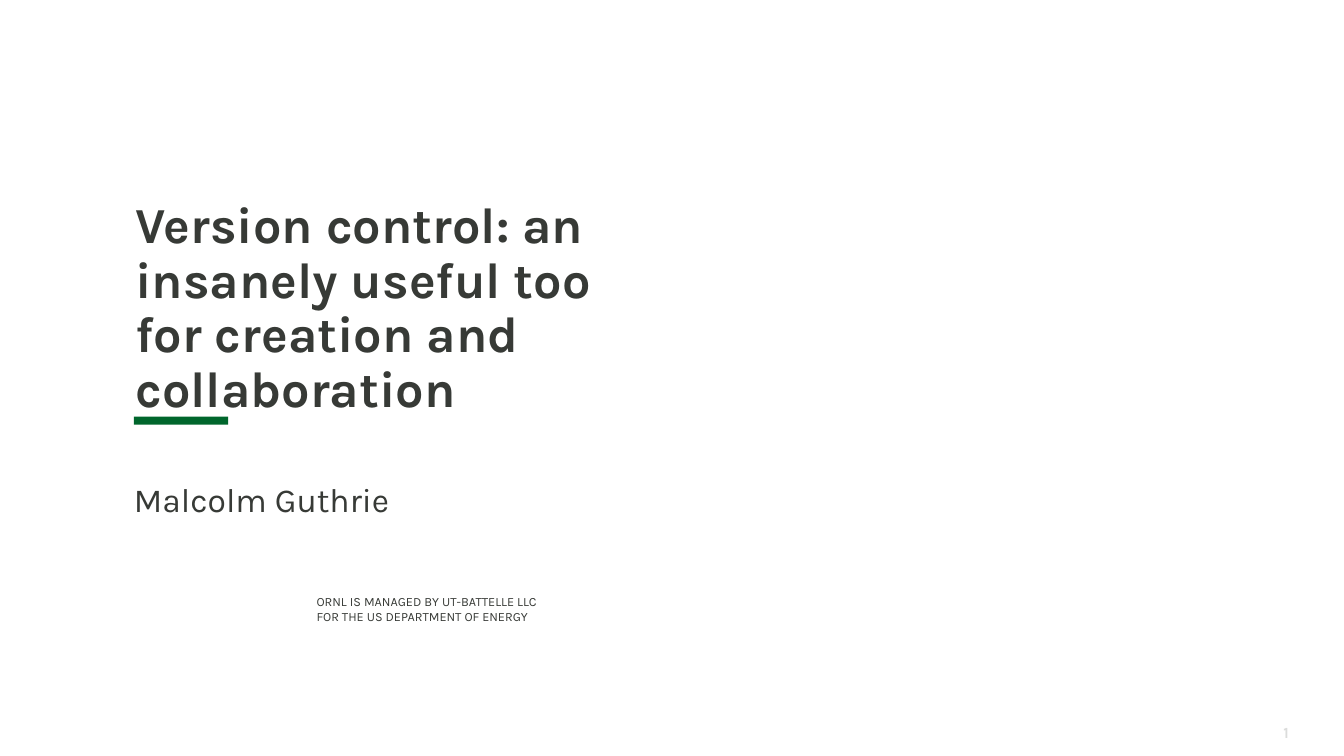
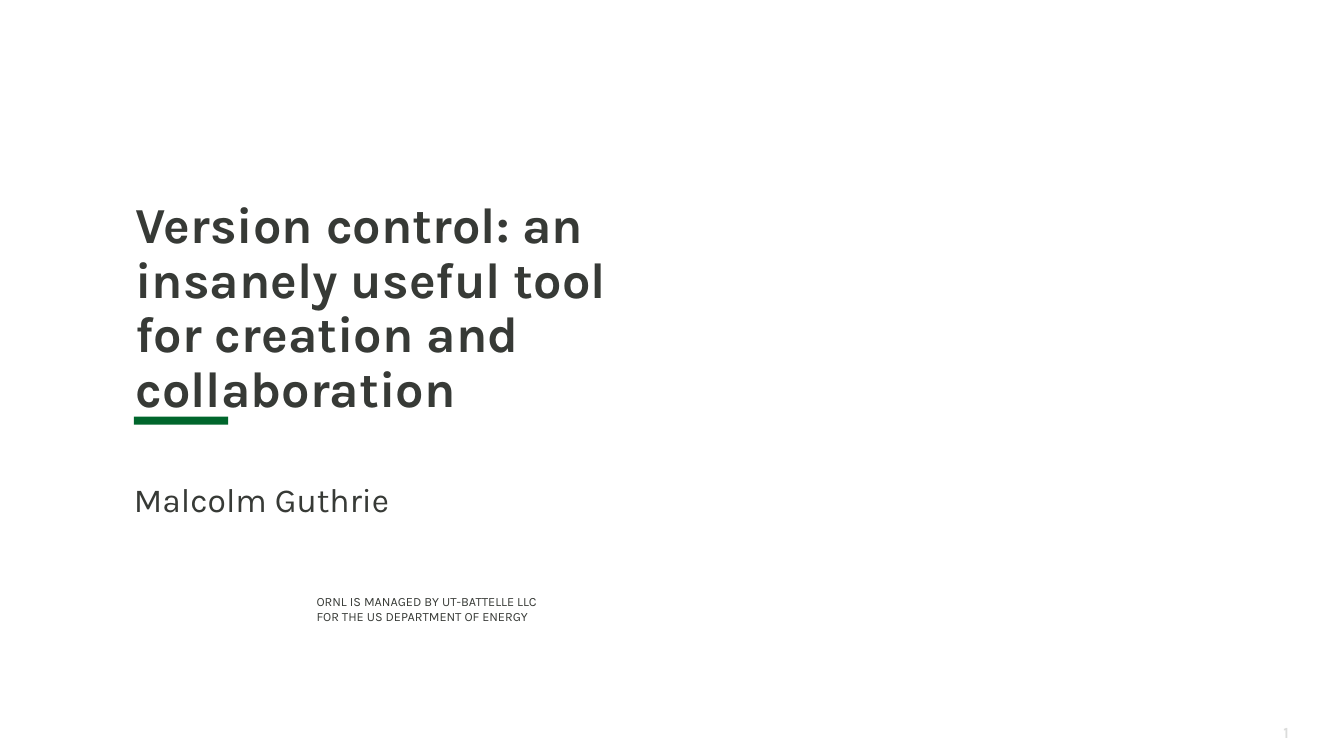
Before and after one commit to neutrons/ns-computation-tutorial, a slide deck: slide 1 of lectures/NXS_git_github_2026.pptx. Drawn at 1344x756 pixels with LibreOffice and Linux fonts; fonts in the diff are those of the drawing; background and template pictures are left out. Boxes give left, top, right and bottom in pixels: in the first picture for what was removed or moved away, otherwise in the second. Text is boxed around its words. In the diff, an @@ line names an element or a change of style, - is before the commit and + after.

```diff
--- a/lectures/NXS_git_github_2026.pptx
+++ b/lectures/NXS_git_github_2026.pptx
@@ title at box(135, 207, 606, 419): text changed @@
-Version control: an insanely useful too for creation and collaboration
+Version control: an insanely useful tool for creation and collaboration
```
